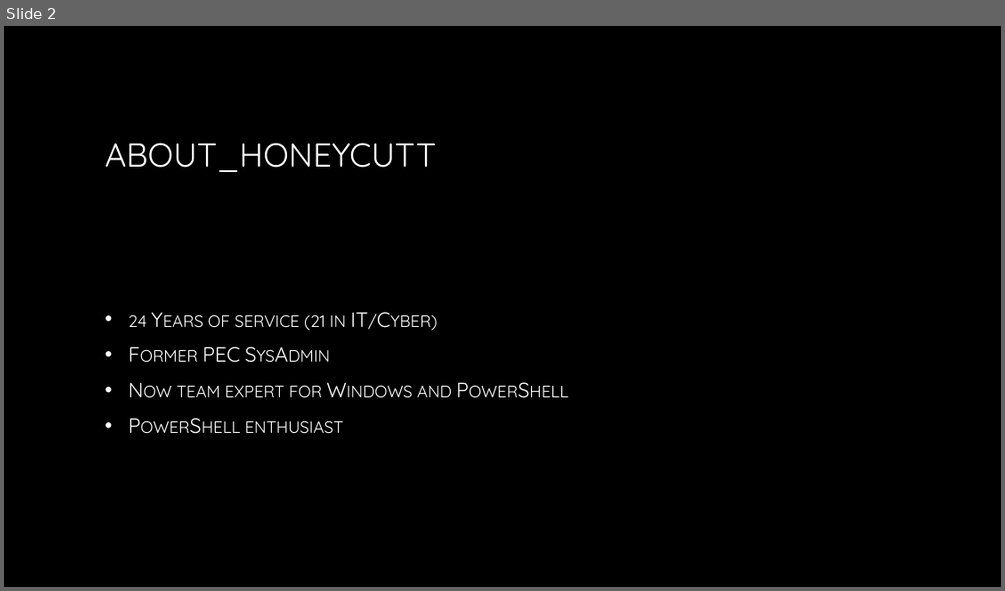
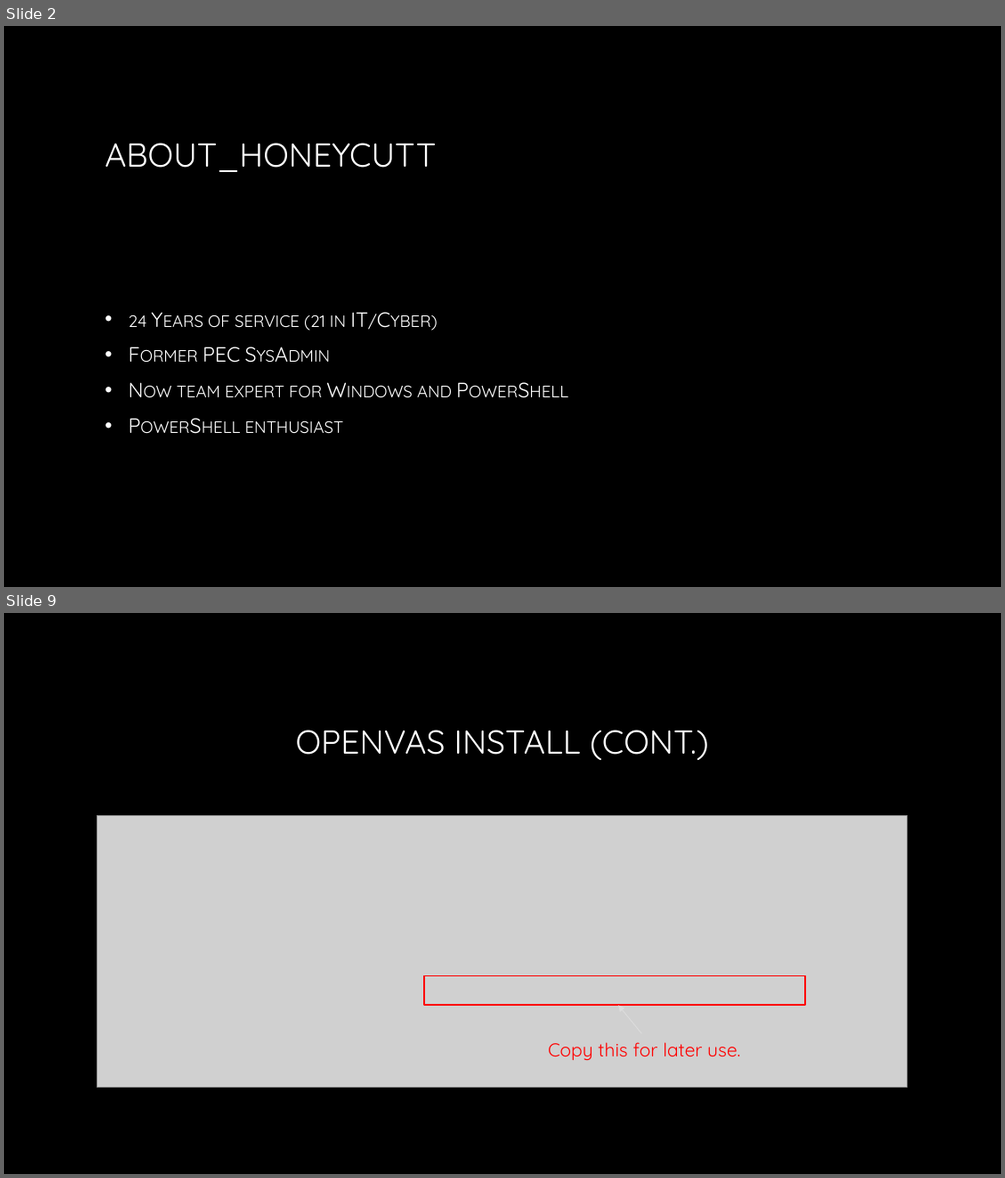
Before and after one commit to P0w3rChi3f/OpenVAS, a slide deck: Intro to Openvas.pptx. Shown one above the other, each under a label of ours: slide 2 before the commit, slides 2 and 9 after it; the slides between them are not shown. The pictures are 1005x591 and 1005x1178 pixels, drawn with LibreOffice and Linux fonts; fonts in the diff are those of the drawing; grey boxes stand for pictures; background and template pictures are left out. Boxes give left, top, right and bottom in pixels: in the first picture for what was removed or moved away, otherwise in the second. Text is boxed around its words. In the diff, an @@ line names an element or a change of style, - is before the commit and + after.

```diff
--- a/Intro to Openvas.pptx
+++ b/Intro to Openvas.pptx
@@ slide 9 added at [4, 613, 1001, 1174], background picture (left out) @@
@@ title added at [296, 730, 709, 760], 32 pt, text gradient #FFFFFF to #A6A6A6 @@
+OPENVAS INSTALL (CONT.)
@@ picture added at [97, 816, 907, 1087] @@
@@ rectangle added at [424, 976, 805, 1005], outline #FF0000 1.5 pt @@
@@ arrow added from (642, 1033) to (619, 1005), #DDDDDD 0.75 pt @@
@@ text added at [548, 1042, 740, 1060], 18 pt, text #FF0000 @@
+Copy this for later use.
```
Also in this commit, not shown: 12 other slides added, 10 slides removed, 1 other file.
